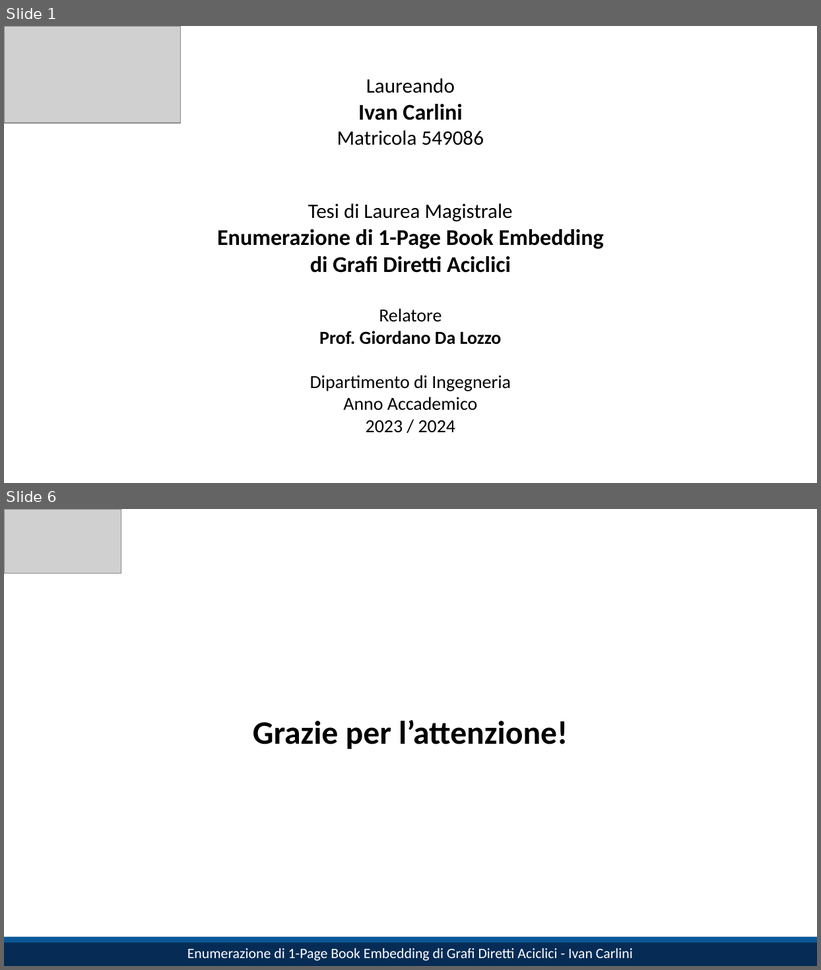
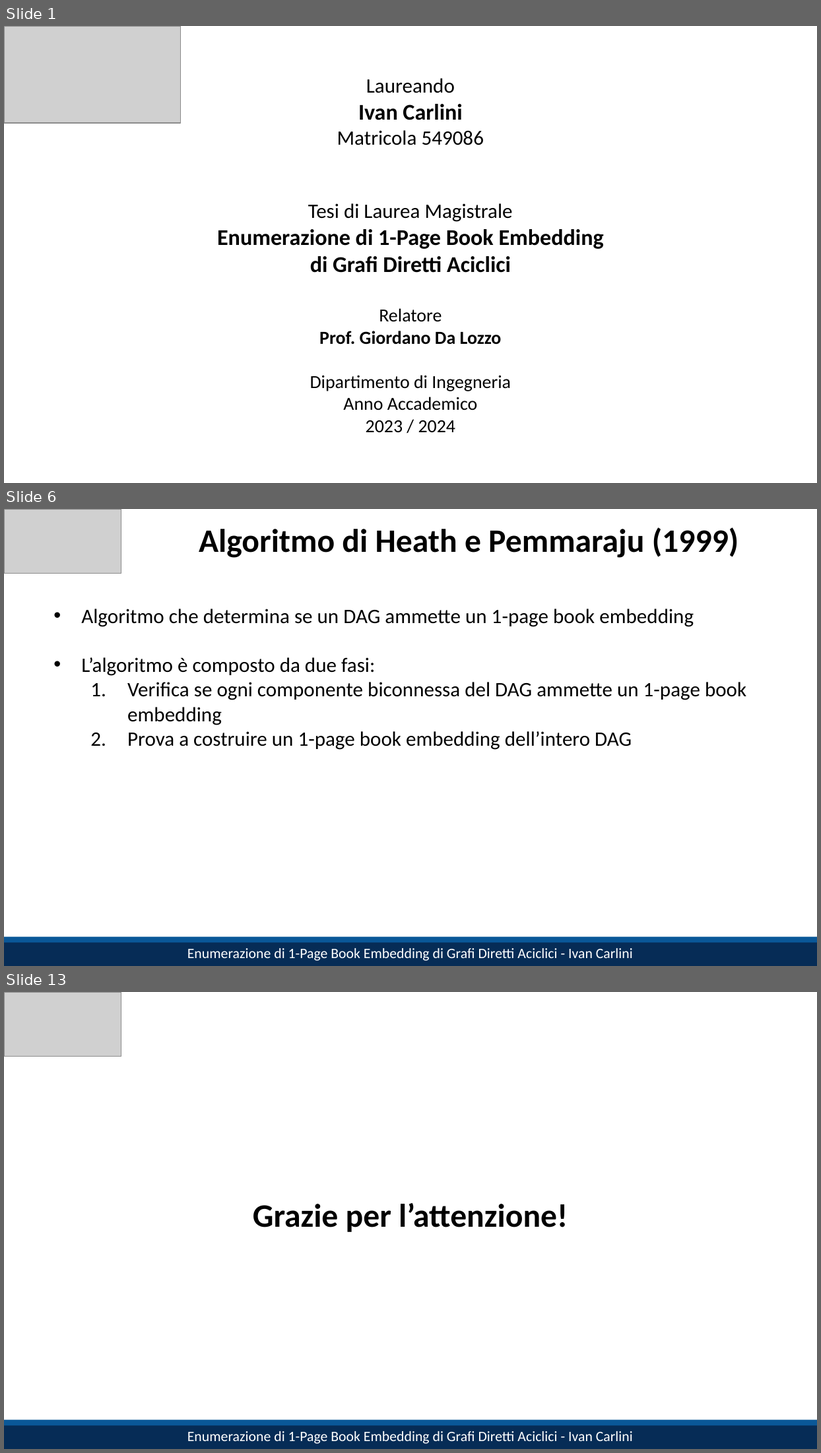
Before and after one commit to IC-99/book-embeddings, a slide deck: slides.pptx. Shown one above the other, each under a label of ours: slides 1 and 6 before the commit, slides 1, 6 and 13 after it; the slides between them are not shown. The pictures are 821x970 and 821x1453 pixels, drawn with LibreOffice and Linux fonts; fonts in the diff are those of the drawing; grey boxes stand for pictures. Boxes give left, top, right and bottom in pixels: in the first picture for what was removed or moved away, otherwise in the second. Text is boxed around its words. In the diff, an @@ line names an element or a change of style, - is before the commit and + after.

```diff
--- a/slides.pptx
+++ b/slides.pptx
@@ slide 6 added at (x1=4, y1=509, x2=817, y2=966), background #FFFFFF @@
@@ picture added at (x1=4, y1=509, x2=121, y2=574) @@
@@ title added at (x1=199, y1=527, x2=739, y2=558), 32 pt, text #000000, bold @@
+Algoritmo di Heath e Pemmaraju (1999)
@@ text added at (x1=81, y1=609, x2=746, y2=750), 20 pt, text #000000 @@
+• Algoritmo che determina se un DAG ammette un 1-page book embedding
+• L’algoritmo è composto da due fasi:
+  1. Verifica se ogni componente biconnessa del DAG ammette un 1-page book embedding
+  2. Prova a costruire un 1-page book embedding dell’intero DAG
@@ rectangle added at (x1=4, y1=940, x2=817, y2=966), fill #062C56, 14 pt, text #FFFFFF @@
+Enumerazione di 1-Page Book Embedding di Grafi Diretti Aciclici - Ivan Carlini
@@ rectangle added at (x1=4, y1=937, x2=817, y2=943), fill #0A5898 @@
@@ what was slide 6 is now slide 13 @@
```
Also in this commit, not shown: 4 slides changed, 6 other slides added, 3 other files.
